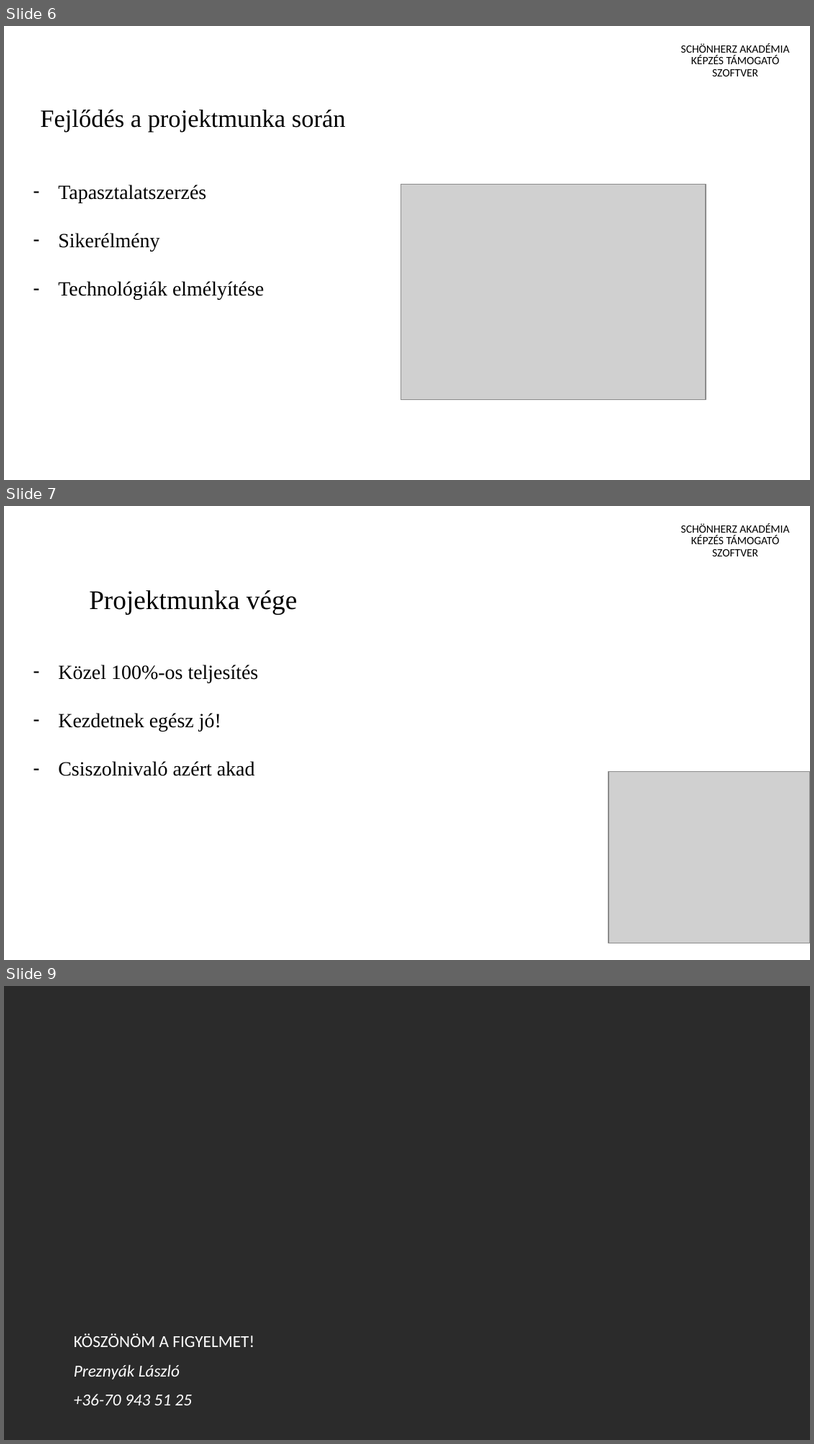
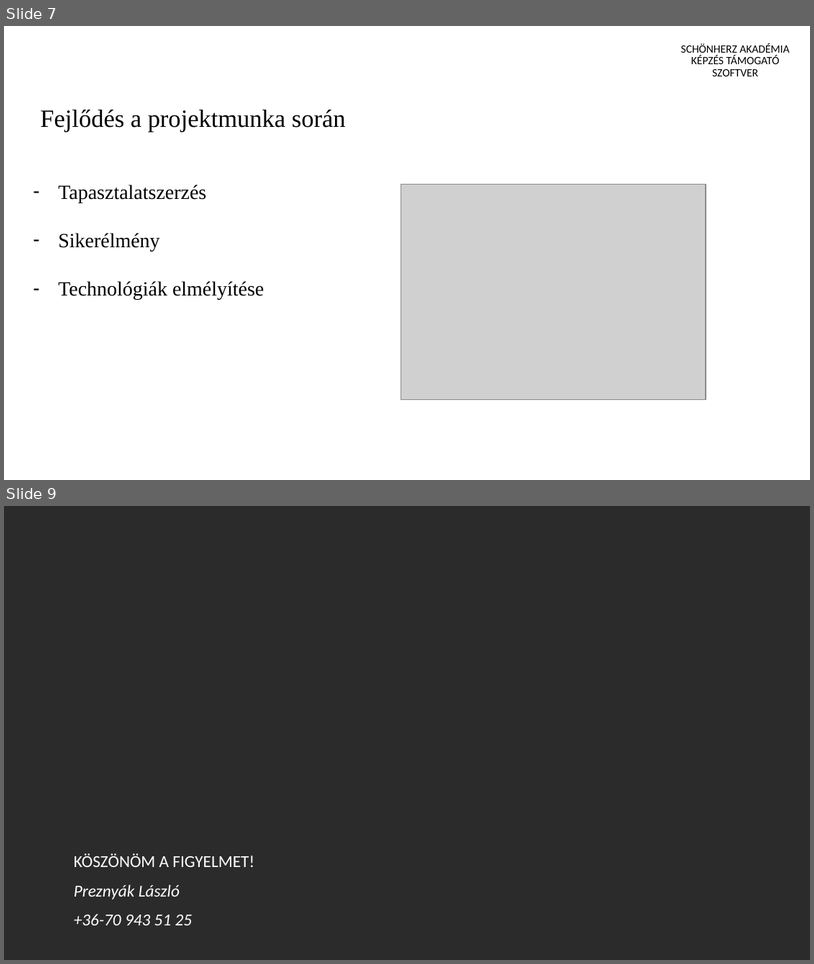
Before and after one commit to schonherz-java-ee-2016-spring/sandbox, a slide deck: preznyaklaszlo/PL_prezi_JAVA_EE.pptx. Shown one above the other, each under a label of ours: slides 6, 7 and 9 before the commit, slides 7 and 9 after it; the slides between them are not shown. The pictures are 814x1444 and 814x964 pixels, drawn with LibreOffice and Linux fonts; fonts in the diff are those of the drawing; grey boxes stand for pictures; background and template pictures are left out; a plain dark background stands for a picture behind light text. Boxes give left, top, right and bottom in pixels: in the first picture for what was removed or moved away, otherwise in the second. Text is boxed around its words. In the diff, an @@ line names an element or a change of style, - is before the commit and + after.

```diff
--- a/preznyaklaszlo/PL_prezi_JAVA_EE.pptx
+++ b/preznyaklaszlo/PL_prezi_JAVA_EE.pptx
@@ slide 7 removed at (4, 506, 810, 960), background picture (left out) @@
@@ title removed at (682, 523, 790, 556) @@
-SCHÖNHERZ AKADÉMIA KÉPZÉS TÁMOGATÓ SZOFTVER
@@ subtitle removed at (89, 590, 297, 614) @@
-Projektmunka vége
@@ text removed at (58, 664, 259, 776) @@
-– Közel 100%-os teljesítés
-– Kezdetnek egész jó!
-– Csiszolnivaló azért akad
@@ picture removed at (609, 771, 810, 942) @@
@@ what was slide 6 is now slide 7 @@
```
Also in this commit, not shown: 2 slides changed, 1 slide added.
